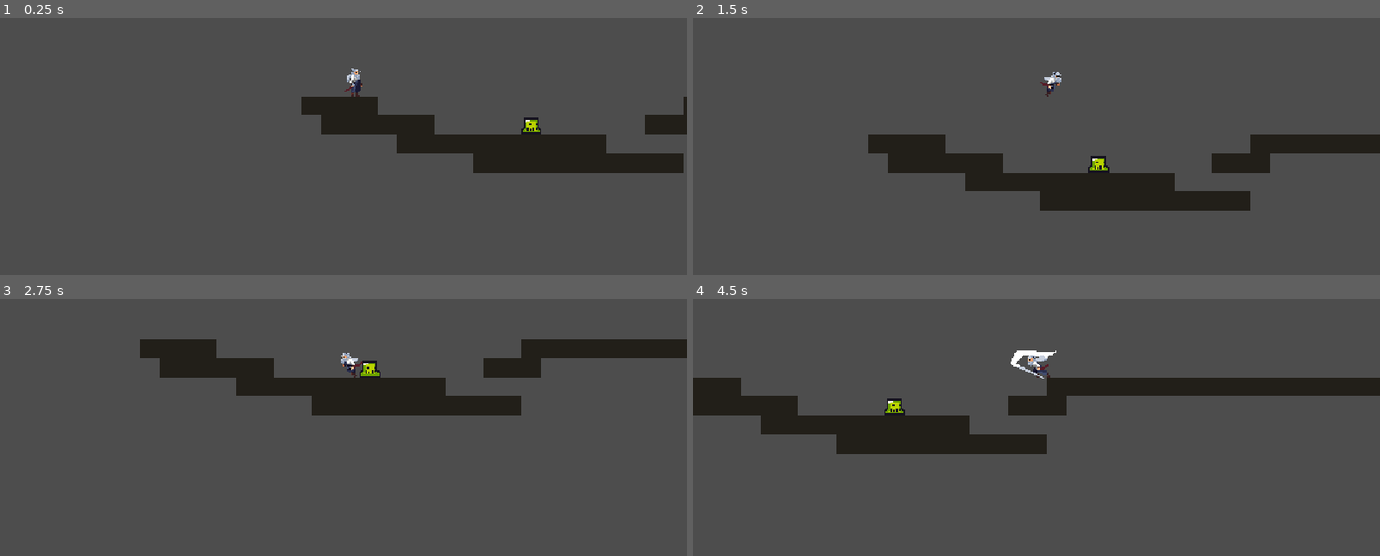
Above: before the commit, frames 1-4 (two rows, left to right).
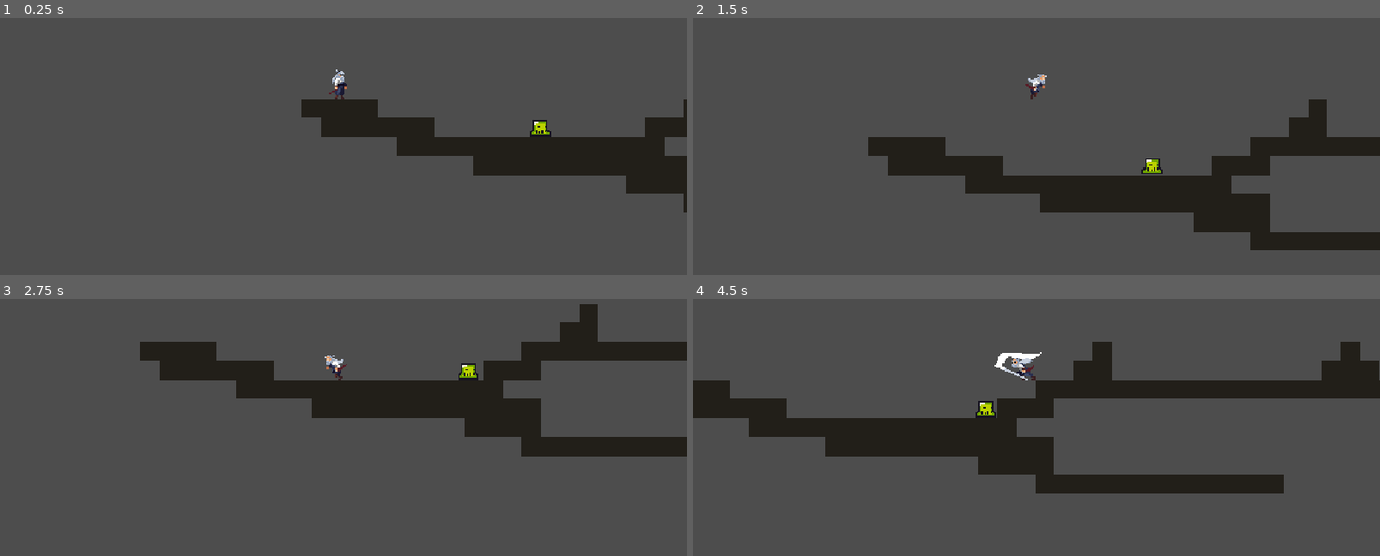
Above: after the commit, the same moments.

Repository: prayaashh/Gameeee
Game: Godot game, scene res://scenes/game.tscn
Same seed, same stepped clock (60 frames per second), same inputs: the game is played once before the commit and once after it.
Inputs:
- Up to frame 1 (0.25 s): no input
- Up to frame 2 (1.5 s): hold Right (move_right) from 0.53 s (still down); tap Space (attack) at 0.6 s; tap Up (jump) at 0.77, 1.07 s; tap D (dash) at 0.8, 1.35 s
- Up to frame 3 (2.75 s): tap Up (jump) at 1.52, 1.55, 1.82, 2.1 s; release Right (move_right) at 2.03 s; hold Left (move_left) from 2.03 s (still down); tap Space (attack) at 2.3 s
- Up to frame 4 (4.5 s): release Left (move_left) at 2.78 s; hold Right (move_right) 2.78-4.28 s; tap Space (attack) at 2.85, 4.35 s; tap Up (jump) at 3.02, 3.32, 3.77, 3.8, 4.07 s; tap D (dash) at 3.05, 3.6 s; hold Left (move_left) from 4.28 s (still down)

The runs differ from the first frame. In frame 1, 2.9% of the frame differs, in the area x 43-100%, y 19-76%; in frame 2, 5.4%; in frame 3, 6.1%; in frame 4, 8.8%, in the area x 0-100%, y 16-76%.

Commit message:
enhanced enemy
still some problems with enemy (stop and delay)

Diff:
--- a/scenes/enemy.tscn
+++ b/scenes/enemy.tscn
@@ -2,6 +2,12 @@
 
 [ext_resource type="Script" uid="uid://hw300n68oq2i" path="res://scripts/enemy_scripts/enemy.gd" id="1_md0e3"]
 [ext_resource type="Texture2D" uid="uid://ccoxdfbgkvvfv" path="res://assets/Sprites/slime_green.png" id="2_4ra3w"]
+[ext_resource type="Script" uid="uid://cxhjky2b1g681" path="res://scripts/state_machine.gd" id="3_4ra3w"]
+[ext_resource type="Script" uid="uid://ch6ksggw5lpqw" path="res://scripts/enemy_scripts/patrol.gd" id="4_md484"]
+[ext_resource type="Script" uid="uid://ciyb1hchyy6fl" path="res://scripts/enemy_scripts/chase.gd" id="5_ipns3"]
+[ext_resource type="Script" uid="uid://d1yyqlclgrniy" path="res://scripts/enemy_scripts/attack.gd" id="6_8qclf"]
+[ext_resource type="Script" uid="uid://cl3p21mu5idfd" path="res://scripts/enemy_scripts/stagger.gd" id="7_w8i8w"]
+[ext_resource type="Script" uid="uid://dvvgsfmng1f00" path="res://scripts/enemy_scripts/death.gd" id="8_otmr2"]
 
 [sub_resource type="AtlasTexture" id="AtlasTexture_5uy6h"]
 atlas = ExtResource("2_4ra3w")
@@ -51,6 +57,9 @@
 "speed": 1.0
 }]
 
+[sub_resource type="RectangleShape2D" id="RectangleShape2D_6i2nw"]
+size = Vector2(40, 20)
+
 [sub_resource type="CircleShape2D" id="CircleShape2D_6i2nw"]
 radius = 12.0415945
 
@@ -59,13 +68,59 @@
 collision_mask = 2
 script = ExtResource("1_md0e3")
 
-[node name="AnimatedSprite2D" type="AnimatedSprite2D" parent="." unique_id=465506141]
+[node name="Visuals" type="Node2D" parent="." unique_id=98746434]
+
+[node name="AnimatedSprite2D" type="AnimatedSprite2D" parent="Visuals" unique_id=465506141]
+position = Vector2(-5.9604645e-08, -18)
 scale = Vector2(2.5, 2.5)
 sprite_frames = SubResource("SpriteFrames_6i2nw")
 animation = &"idle"
 autoplay = "idle"
 frame_progress = 0.77453065
 
+[node name="WallCheck" type="RayCast2D" parent="Visuals" unique_id=951730697]
+target_position = Vector2(20, 0)
+collision_mask = 2
+
+[node name="LedgeCheck" type="RayCast2D" parent="Visuals" unique_id=714483587]
+position = Vector2(12, 5)
+target_position = Vector2(0, 40)
+collision_mask = 2
+
+[node name="AttackHitbox" type="Area2D" parent="Visuals" unique_id=1589690494]
+collision_layer = 0
+
+[node name="CollisionShape2D" type="CollisionShape2D" parent="Visuals/AttackHitbox" unique_id=1692896148]
+position = Vector2(5, 0)
+shape = SubResource("RectangleShape2D_6i2nw")
+
 [node name="CollisionShape2D" type="CollisionShape2D" parent="." unique_id=104565360]
-position = Vector2(1, 17)
 shape = SubResource("CircleShape2D_6i2nw")
+
+[node name="StateMachine" type="Node" parent="." unique_id=1079420953]
+script = ExtResource("3_4ra3w")
+metadata/_custom_type_script = "uid://cxhjky2b1g681"
+
+[node name="Patrol" type="Node" parent="StateMachine" unique_id=1177444456]
+script = ExtResource("4_md484")
+metadata/_custom_type_script = "uid://bunco4vcoitae"
+
+[node name="Chase" type="Node" parent="StateMachine" unique_id=1748939068]
+script = ExtResource("5_ipns3")
+give_up_time = null
+metadata/_custom_type_script = "uid://bunco4vcoitae"
+
+[node name="Attack" type="Node" parent="StateMachine" unique_id=1912594512]
+script = ExtResource("6_8qclf")
+windup_time = 0.0
+active_time = 0.0
+recovery_time = 0.0
+metadata/_custom_type_script = "uid://bunco4vcoitae"
+
+[node name="Stagger" type="Node" parent="StateMachine" unique_id=886712055]
+script = ExtResource("7_w8i8w")
+metadata/_custom_type_script = "uid://bunco4vcoitae"
+
+[node name="Death" type="Node" parent="StateMachine" unique_id=1826594282]
+script = ExtResource("8_otmr2")
+metadata/_custom_type_script = "uid://bunco4vcoitae"
--- a/scenes/game.tscn
+++ b/scenes/game.tscn
@@ -12,7 +12,10 @@
 [node name="Camera2D" type="Camera2D" parent="player" unique_id=1988267511]
 
 [node name="TileMap" parent="." unique_id=65298574 instance=ExtResource("2_yqjtg")]
-layer_0/tile_data = PackedInt32Array(131071, 65537, 1, 65536 …(970 unchanged characters)… 537, 1, 65577, 65537, 1, 65578, 65537, 1)
+layer_0/tile_data = PackedInt32Array(131071, 65537, 1, 65536 …(970 unchanged characters)… 537, 1, 65577, 65537, 1, 65578, 65537, 1, 262163, 65537, 1, 327699, 65537, 1, 393235, 65537, 1, 393236, 65537, 1, 393237, 65537, 1, 393238, 65537, 1, 393239, 65537, 1, 393240, 65537, 1, 393241, 65537, 1, 393242, 65537, 1, 393243, 65537, 1, 327697, 65537, 1, 327698, 65537, 1, 327696, 65537, 1, 393244, 65537, 1, 393245, 65537, 1, 393246, 65537, 1, 393247, 65537, 1, 196623, 65537, 1, 196624, 65537, 1, 196625, 65537, 1, 21, 65537, 1, -65514, 65537, 1, 22, 65537, 1, -65501, 65537, 1, 35, 65537, 1, 34, 65537, 1, 36, 65537, 1, 65579, 65537, 1, 65580, 65537, 1, 45, 65537, 1, -65491, 65537, 1)
 
 [node name="enemy" parent="." unique_id=577694641 instance=ExtResource("3_lnu2h")]
 position = Vector2(353, 66)
+
+[node name="enemy2" parent="." unique_id=736087676 instance=ExtResource("3_lnu2h")]
+position = Vector2(1315, 22)
--- a/scenes/player.tscn
+++ b/scenes/player.tscn
@@ -11,6 +11,7 @@
 [ext_resource type="Script" uid="uid://d01m4pxxnyerl" path="res://scripts/player_scripts/dash.gd" id="8_d2wvv"]
 [ext_resource type="Script" uid="uid://cpuhvrnhto8kr" path="res://scripts/player_scripts/fall.gd" id="8_y4r1p"]
 [ext_resource type="Script" uid="uid://b1r6o3ywrefwl" path="res://scripts/player_scripts/attack.gd" id="9_3v2ag"]
+[ext_resource type="Script" uid="uid://c4ms4w1aar7ci" path="res://scripts/player_scripts/hurt.gd" id="12_3v2ag"]
 
 [sub_resource type="AtlasTexture" id="AtlasTexture_f1ej7"]
 atlas = ExtResource("3_d2wvv")
@@ -512,14 +513,14 @@
 height = 38.0
 
 [sub_resource type="RectangleShape2D" id="RectangleShape2D_xhi7u"]
-size = Vector2(91, 31)
+size = Vector2(43, 31)
 
 [node name="player" type="CharacterBody2D" unique_id=441232831]
 collision_mask = 2
 script = ExtResource("1_fhbv5")
 
 [node name="AnimatedSprite2D" type="AnimatedSprite2D" parent="." unique_id=1054226490]
-position = Vector2(18.5, -32.5)
+position = Vector2(-7, -29)
 scale = Vector2(1.40625, 1.4479166)
 sprite_frames = SubResource("SpriteFrames_fhbv5")
 animation = &"attack"
@@ -527,7 +528,6 @@
 frame_progress = 0.7358167
 
 [node name="CollisionShape2D" type="CollisionShape2D" parent="." unique_id=192229013]
-position = Vector2(19, -4)
 shape = SubResource("CapsuleShape2D_6i2nw")
 
 [node name="AttackHitbox" type="Area2D" parent="." unique_id=984965607]
@@ -535,7 +535,7 @@
 collision_mask = 4
 
 [node name="CollisionShape2D" type="CollisionShape2D" parent="AttackHitbox" unique_id=392024344]
-position = Vector2(31.5, 0)
+position = Vector2(15, 0)
 shape = SubResource("RectangleShape2D_xhi7u")
 
 [node name="StateMachine" type="Node" parent="." unique_id=1735366348 node_paths=PackedStringArray("actor", "initial_state")]
@@ -566,3 +566,7 @@
 [node name="Attack" type="Node" parent="StateMachine" unique_id=1640902881]
 script = ExtResource("9_3v2ag")
 metadata/_custom_type_script = "uid://85t1c260hdhe"
+
+[node name="Hurt" type="Node" parent="StateMachine" unique_id=1898077519]
+script = ExtResource("12_3v2ag")
+metadata/_custom_type_script = "uid://85t1c260hdhe"
--- /dev/null
+++ b/scripts/enemy_scripts/attack.gd
@@ -0,0 +1,51 @@
+extends EnemyState
+
+enum Phase { WINDUP, ACTIVE, RECOVERY }
+
+@export var windup_time := 0.4
+@export var active_time := 0.15
+@export var recovery_time := 0.5
+
+var phase := Phase.WINDUP
+var timer := 0.0
+var already_hit: Array = []
+
+func enter(_previous: StringName) -> void:
+	enemy.velocity.x = 0.0
+	enemy.face(enemy.direction_to_player())
+	enemy.play(&"windup")
+	phase = Phase.WINDUP
+	timer = windup_time
+	already_hit.clear()
+
+func physics_update(delta: float) -> void:
+	enemy.apply_gravity(delta)
+	enemy.move_and_slide()
+	timer -= delta
+
+	match phase:
+		Phase.WINDUP:
+			if timer <= 0.0:
+				phase = Phase.ACTIVE
+				timer = active_time
+				enemy.play(&"attack")
+				enemy.attack_hitbox.monitoring = true
+		Phase.ACTIVE:
+			for body in enemy.attack_hitbox.get_overlapping_bodies():
+				if body in already_hit:
+					continue
+				already_hit.append(body)
+				if body.has_method("take_damage"):
+					body.take_damage(enemy.attack_damage, enemy.global_position)
+			if timer <= 0.0:
+				phase = Phase.RECOVERY
+				timer = recovery_time
+				enemy.attack_hitbox.monitoring = false
+				enemy.play(&"idle")
+		Phase.RECOVERY:
+			if timer <= 0.0:
+				machine.change_state(&"Chase")
+
+func exit() -> void:
+	enemy.attack_hitbox.monitoring = false
+	enemy.attack_cooldown_left = enemy.attack_cooldown
--- /dev/null
+++ b/scripts/enemy_scripts/chase.gd
@@ -0,0 +1,31 @@
+extends EnemyState
+
+@export var give_up_time := 2.0
+var lost_timer := 0.0
+
+func enter(_previous: StringName) -> void:
+	enemy.play(&"run")
+	lost_timer = give_up_time
+
+func physics_update(delta: float) -> void:
+	var seen: bool = enemy.can_see_player(true)
+	var target_x: float = enemy.player.global_position.x if seen else enemy.last_seen_position.x
+	var dx := target_x - enemy.global_position.x
+	var dir := signf(dx)
+	enemy.face(dir)
+
+	var arrived := absf(dx) < 10.0
+	enemy.velocity.x = 0.0 if (arrived or enemy.at_edge_or_wall()) else dir * enemy.chase_speed
+	enemy.apply_gravity(delta)
+	enemy.move_and_slide()
+
+	if seen:
+		lost_timer = give_up_time
+	else:
+		lost_timer -= delta
+
+	if lost_timer <= 0.0:
+		machine.change_state(&"Patrol")
+	elif seen and enemy.distance_to_player() <= enemy.attack_range \
+			and enemy.attack_cooldown_left <= 0.0:
+		machine.change_state(&"Attack")
--- /dev/null
+++ b/scripts/enemy_scripts/death.gd
@@ -0,0 +1,15 @@
+extends EnemyState
+
+@export var death_time := 0.6
+
+func enter(_previous: StringName) -> void:
+	enemy.play(&"death")
+	enemy.attack_hitbox.monitoring = false
+	enemy.collision_layer = 0          # player attacks can no longer hit it
+	enemy.velocity.x = 0.0
+	await get_tree().create_timer(death_time).timeout
+	enemy.queue_free()
+
+func physics_update(delta: float) -> void:
+	enemy.apply_gravity(delta)
+	enemy.move_and_slide()
--- a/scripts/enemy_scripts/enemy.gd
+++ b/scripts/enemy_scripts/enemy.gd
@@ -2,11 +2,114 @@
 extends CharacterBody2D
 
 @export var health := 3
+@export var gravity := 1500.0
+@export var friction := 1200.0
+@export var patrol_speed := 60.0
+@export var chase_speed := 120.0
+@export var sight_range := 250.0
+@export var attack_range := 50.0
+@export var attack_cooldown := 1.0
+@export var attack_damage := 1
+
+var facing := 1
+var knockback_dir := 1.0
+var attack_cooldown_left := 0.0
+var player: Node2D
+
+@onready var visuals: Node2D = $Visuals
+@onready var sprite: AnimatedSprite2D = $Visuals/AnimatedSprite2D
+@onready var wall_check: RayCast2D = $Visuals/WallCheck
+@onready var ledge_check: RayCast2D = $Visuals/LedgeCheck
+@onready var attack_hitbox: Area2D = $Visuals/AttackHitbox
+@onready var machine: StateMachine = $StateMachine
+
+@export var vision_height := 80.0         # max vertical difference it can see
+@export var back_sight_range := 60.0      # notices you behind it only when very close
+@export var eye_offset := Vector2(0, -20) # raise the ray off the floor
+
+const WORLD_MASK := 2                     # the ground/wall layer
+
+var last_seen_position := Vector2.ZERO
+
+func _ready() -> void:
+	attack_hitbox.monitoring = false
+	player = get_tree().get_first_node_in_group("player")
+
+func _physics_process(delta: float) -> void:
+	attack_cooldown_left = max(attack_cooldown_left - delta, 0.0)
+
+# ---- helpers used by states ----
+func face(dir: float) -> void:
+	if dir == 0.0:
+		return
+	facing = 1 if dir > 0 else -1
+	visuals.scale.x = facing
+	wall_check.force_raycast_update()    # refresh rays right after flipping
+	ledge_check.force_raycast_update()
+
+func apply_gravity(delta: float) -> void:
+	if not is_on_floor():
+		velocity.y += gravity * delta
+
+func play(anim: StringName) -> void:
+	if sprite.animation != anim:
+		sprite.play(anim)
+
+func distance_to_player() -> float:
+	if player == null:
+		return INF
+	return global_position.distance_to(player.global_position)
+
+func direction_to_player() -> float:
+	if player == null:
+		return 0.0
+	return signf(player.global_position.x - global_position.x)
+
+func can_see_player(alerted: bool = false) -> bool:
+	if player == null:
+		return false
+
+	var to_player: Vector2 = player.global_position - global_position
+	var dist: float = to_player.length()
+
+	# alerted enemies see farther and higher (you jumped over them)
+	var range_mult: float = 1.5 if alerted else 1.0
+	var height_mult: float = 2.0 if alerted else 1.0
+
+	if dist > sight_range * range_mult:
+		return false
+	if absf(to_player.y) > vision_height * height_mult:
+		return false
+
+	# the front-only cone applies only while NOT alerted
+	if not alerted:
+		var in_front: bool = signf(to_player.x) == facing
+		if not in_front and dist > back_sight_range:
+			return false
+
+	# line of sight
+	var from: Vector2 = global_position + eye_offset
+	var to: Vector2 = player.global_position + eye_offset
+	var query := PhysicsRayQueryParameters2D.create(from, to, WORLD_MASK)
+	var hit: Dictionary = get_world_2d().direct_space_state.intersect_ray(query)
+	if not hit.is_empty():
+		return false
+
+	last_seen_position = player.global_position
+	return true
+func at_edge_or_wall() -> bool:
+	return is_on_floor() and (wall_check.is_colliding() or not ledge_check.is_colliding())
 
 func take_damage(amount: int, from_position: Vector2) -> void:
+	if machine.current.name == &"Death":
+		return
 	health -= amount
-	var push := signf(global_position.x - from_position.x)
-	velocity = Vector2(push * 300.0, -150.0)   # simple knockback
-	print("damage dealt! health = ", health)
+	knockback_dir = signf(global_position.x - from_position.x)
+	last_seen_position = from_position      # NEW: it knows where the hit came from
+	face(-knockback_dir)                    # NEW: turn toward the attacker
 	if health <= 0:
-		queue_free()
+		machine.change_state(&"Death")
+	elif machine.current.name == &"Stagger":
+		machine.current.enter(&"Stagger")
+	else:
+		machine.change_state(&"Stagger")
--- /dev/null
+++ b/scripts/enemy_scripts/enemy_state.gd
@@ -0,0 +1,5 @@
+class_name EnemyState
+extends State
+
+var enemy: Enemy:
+	get: return actor as Enemy
--- /dev/null
+++ b/scripts/enemy_scripts/patrol.gd
@@ -0,0 +1,15 @@
+extends EnemyState
+
+func enter(_previous: StringName) -> void:
+	enemy.play(&"walk")
+
+func physics_update(delta: float) -> void:
+	if enemy.at_edge_or_wall():
+		enemy.face(-enemy.facing)
+
+	enemy.velocity.x = enemy.facing * enemy.patrol_speed
+	enemy.apply_gravity(delta)
+	enemy.move_and_slide()
+
+	if enemy.can_see_player():
+		machine.change_state(&"Chase")
--- /dev/null
+++ b/scripts/enemy_scripts/stagger.gd
@@ -0,0 +1,20 @@
+extends EnemyState
+
+@export var stagger_time := 0.25
+@export var knockback := Vector2(300.0, -150.0)
+var timer := 0.0
+
+func enter(_previous: StringName) -> void:
+	enemy.play(&"hurt")
+	enemy.attack_hitbox.monitoring = false
+	timer = stagger_time
+	enemy.velocity = Vector2(enemy.knockback_dir * knockback.x, knockback.y)
+
+func physics_update(delta: float) -> void:
+	enemy.apply_gravity(delta)
+	enemy.velocity.x = move_toward(enemy.velocity.x, 0.0, enemy.friction * delta)
+	enemy.move_and_slide()
+
+	timer -= delta
+	if timer <= 0.0:
+		machine.change_state(&"Chase")
--- a/scripts/player_scripts/attack.gd
+++ b/scripts/player_scripts/attack.gd
@@ -15,18 +15,18 @@
 	time_left -= delta
 	player.apply_gravity(delta)
 	player.move_and_slide()
-	print("monitoring: ", player.attack_hitbox.monitoring,
-	" | mask: ", player.attack_hitbox.collision_mask,
-	" | overlaps: ", player.attack_hitbox.get_overlapping_bodies().size())
+#	print("monitoring: ", player.attack_hitbox.monitoring,
+#	" | mask: ", player.attack_hitbox.collision_mask,
+#	" | overlaps: ", player.attack_hitbox.get_overlapping_bodies().size())
 	if time_left <= 0.0:
 		machine.change_state(&"Idle" if player.is_on_floor() else &"Fall")
 
 func exit() -> void:
 	player.attack_hitbox.monitoring = false
 	player.attack_hitbox.body_entered.disconnect(_on_hit)
-	print("monitoring: ", player.attack_hitbox.monitoring,
-	" | mask: ", player.attack_hitbox.collision_mask,
-	" | overlaps: ", player.attack_hitbox.get_overlapping_bodies().size())
+#	print("monitoring: ", player.attack_hitbox.monitoring,
+#	" | mask: ", player.attack_hitbox.collision_mask,
+#	" | overlaps: ", player.attack_hitbox.get_overlapping_bodies().size())
 
 func _on_hit(body: Node2D) -> void:
 	if body in already_hit:
--- /dev/null
+++ b/scripts/player_scripts/hurt.gd
@@ -0,0 +1,18 @@
+extends PlayerState
+
+@export var hurt_time := 0.3
+@export var knockback := Vector2(300.0, -250.0)
+var time_left := 0.0
+
+func enter(_previous: StringName) -> void:
+	player.play(&"idle")        # swap for a hurt animation later
+	time_left = hurt_time
+	player.velocity = Vector2(player.hurt_dir * knockback.x, knockback.y)
+
+func physics_update(delta: float) -> void:
+	time_left -= delta
+	player.apply_gravity(delta)
+	player.velocity.x = move_toward(player.velocity.x, 0.0, 1200.0 * delta)
+	player.move_and_slide()
+	if time_left <= 0.0:
+		machine.change_state(&"Idle" if player.is_on_floor() else &"Fall")
--- a/scripts/player_scripts/player.gd
+++ b/scripts/player_scripts/player.gd
@@ -19,12 +19,19 @@
 var dash_cooldown_left := 0.0
 var air_dash_used := false
 
+@export var max_health := 5
+var health := 0
+var hurt_dir := 1.0
+
 @onready var sprite: AnimatedSprite2D = $AnimatedSprite2D
 @onready var attack_hitbox: Area2D = $AttackHitbox
 @onready var machine: StateMachine = $StateMachine
 
 func _ready() -> void:
 	attack_hitbox.monitoring = false
+	health = max_health
+	add_to_group("player")      # lets enemies find the player
+
 
 func _physics_process(delta: float) -> void:
 	jump_buffer_left = max(jump_buffer_left - delta, 0.0)
@@ -60,3 +67,11 @@
 
 func can_dash() -> bool:
 	return dash_cooldown_left <= 0.0 and not air_dash_used
+
+func take_damage(amount: int, from_position: Vector2) -> void:
+	if machine.current.name == &"Hurt":
+		return                  # brief invulnerability while hurt
+	health -= amount
+	hurt_dir = signf(global_position.x - from_position.x)
+	print("Player health: ", health)
+	machine.change_state(&"Hurt")
Not shown, added: scripts/enemy_scripts/attack.gd.uid
Not shown, added: scripts/enemy_scripts/chase.gd.uid
Not shown, added: scripts/enemy_scripts/death.gd.uid
Not shown, added: scripts/enemy_scripts/enemy_state.gd.uid
Not shown, added: scripts/enemy_scripts/patrol.gd.uid
Not shown, added: scripts/enemy_scripts/stagger.gd.uid
Not shown, added: scripts/player_scripts/hurt.gd.uid
